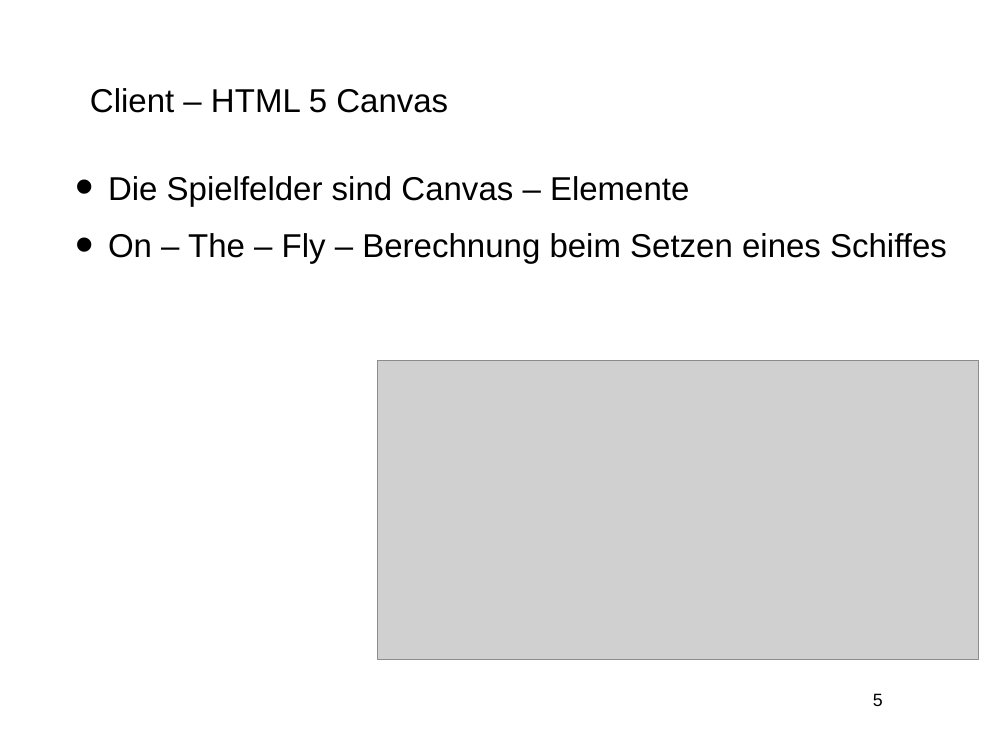
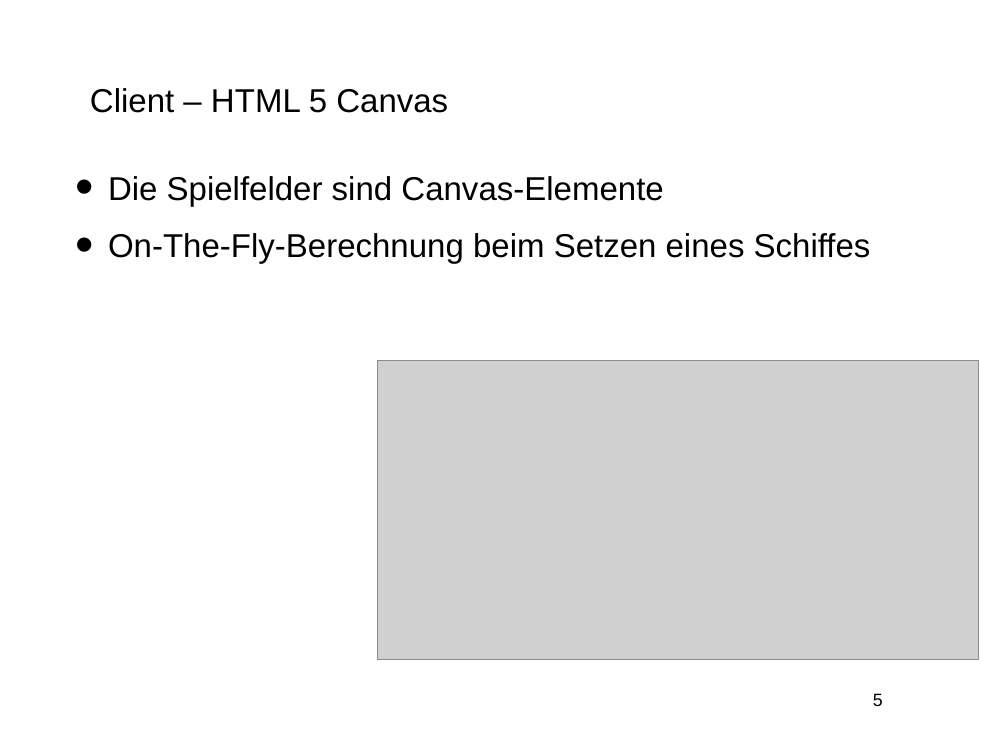
Before and after one commit to 4x4is18/Schiffeversenken, a slide deck: slide 5 of Präsentationen/Abschlusspräsentation/folien.odp. Drawn at 1008x756 pixels with LibreOffice and Linux fonts; fonts in the diff are those of the drawing; grey boxes stand for pictures; background and template pictures are left out. Boxes give left, top, right and bottom in pixels: in the first picture for what was removed or moved away, otherwise in the second. Text is boxed around its words. In the diff, an @@ line names an element or a change of style, - is before the commit and + after.

```diff
--- a/Präsentationen/Abschlusspräsentation/folien.odp
+++ b/Präsentationen/Abschlusspräsentation/folien.odp
@@ text at <box>108,176,871,264</box>: text changed @@
-• Die Spielfelder sind Canvas – Elemente
-• On – The – Fly – Berechnung beim Setzen eines Schiffes
+• Die Spielfelder sind Canvas-Elemente
+• On-The-Fly-Berechnung beim Setzen eines Schiffes
```
Also in this commit, not shown: 11 other slides changed, 2 slides added, 2 slides removed, 1 other file.
